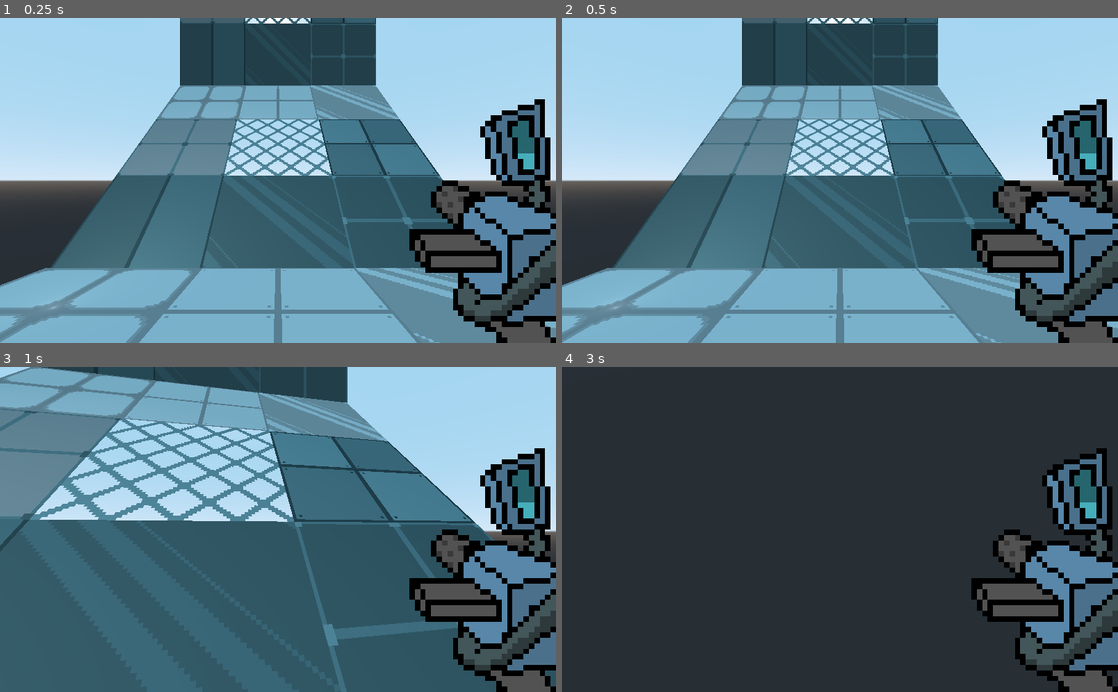
Above: before the commit, frames 1-4 (two rows, left to right).
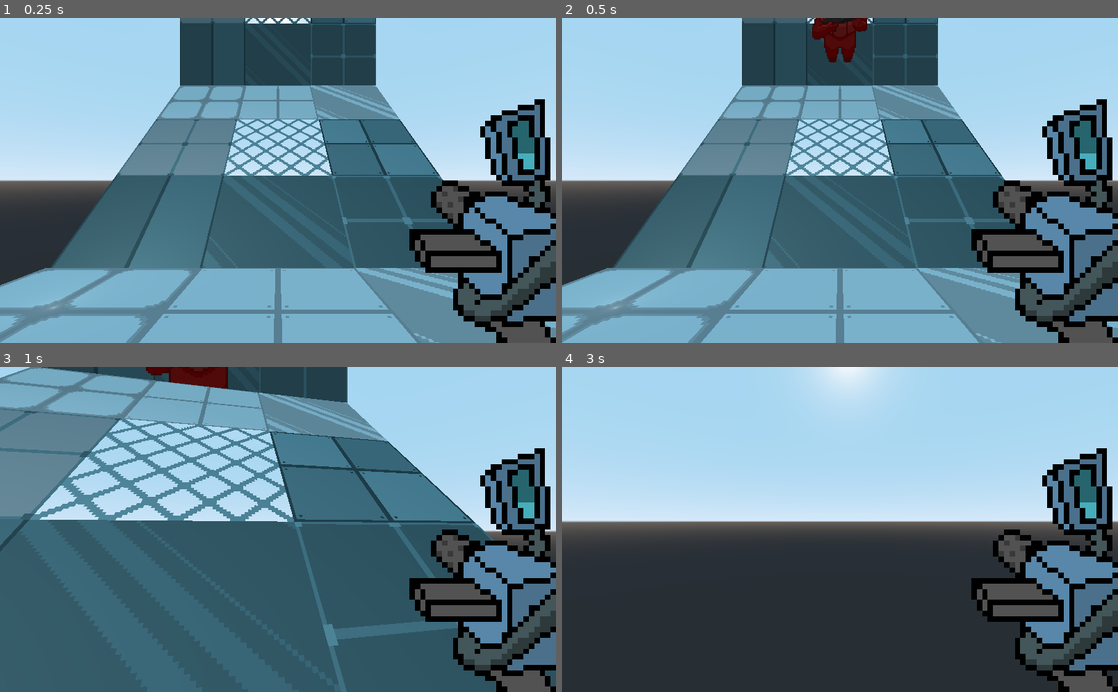
Above: after the commit, the same moments.

Repository: SomeSortOfSam/Exocutioner
Game: Godot game, scene res://World.tscn
The game is run twice, just before and just after one commit, with the same random seed, the same clock (stepped at 60 frames per second) and the same inputs.
Inputs (mouse positions are in pixels of both pictures, inside the frame that each line leads up to):
- Up to frame 1 (0.25 s): no input
- Up to frame 2 (0.5 s): no input
- Up to frame 3 (1 s): tap Enter at 0.5 s; move the mouse to (305, 529) at 0.52 s; hold Up (ui_up) from 0.53 s (still down); tap Alt at 0.6 s; click (305, 529) at 0.67 s
- Up to frame 4 (3 s): keep holding Up (ui_up); move the mouse to (812, 529) at 1.27 s; tap Ctrl at 1.35 s; move the mouse to (851, 523) at 2.02 s; tap Shift at 2.1 s; move the mouse to (834, 536) at 2.77 s; tap Alt at 2.85 s; click (834, 536) at 2.92 s

Frame 1 is identical in both runs. In frame 2, 0.9% of the frame differs, in the area x 45-55%, y 0-14%; in frame 3, 0.7%; in frame 4, 49%, in the area x 0-100%, y 0-53%.

Commit message:
Enemy Sprite In world

Diff:
--- /dev/null
+++ b/Character/Enemy.tscn
@@ -0,0 +1,19 @@
+[gd_scene load_steps=4 format=2]
+
+[ext_resource path="res://Character/Character.tscn" type="PackedScene" id=1]
+[ext_resource path="res://Sprites/XNautStandTo.png" type="Texture" id=2]
+
+[sub_resource type="SpriteFrames" id=1]
+animations = [ {
+"frames": [ ExtResource( 2 ) ],
+"loop": true,
+"name": "default",
+"speed": 5.0
+} ]
+
+[node name="Enemy" instance=ExtResource( 1 )]
+
+[node name="Sprite3D" type="AnimatedSprite3D" parent="." index="1"]
+pixel_size = 0.0415
+billboard = 1
+frames = SubResource( 1 )
--- a/World.tscn
+++ b/World.tscn
@@ -1,7 +1,8 @@
-[gd_scene load_steps=5 format=2]
+[gd_scene load_steps=6 format=2]
 
 [ext_resource path="res://Sprites/Space Station Surfaces.png" type="Texture" id=1]
 [ext_resource path="res://Character/Player.tscn" type="PackedScene" id=2]
+[ext_resource path="res://Character/Enemy.tscn" type="PackedScene" id=3]
 
 [sub_resource type="BoxShape" id=1]
 extents = Vector3( 4, 0.5, 4 )
@@ -51,6 +52,9 @@
 double_sided = false
 texture = ExtResource( 1 )
 
+[node name="Enemy" parent="Secondary Platform" instance=ExtResource( 3 )]
+transform = Transform( 1, 0, 0, 0, 1, 0, 0, 0, 1, 0, 2, -1.0985 )
+
 [node name="OmniLight" type="OmniLight" parent="."]
 transform = Transform( 1, 0, 0, 0, 1, 0, 0, 0, 1, -2.64263, 0.51, -2.73593 )
 omni_range = 7.323
Not shown, changed: Sprites/XNautRunTo.png.import
